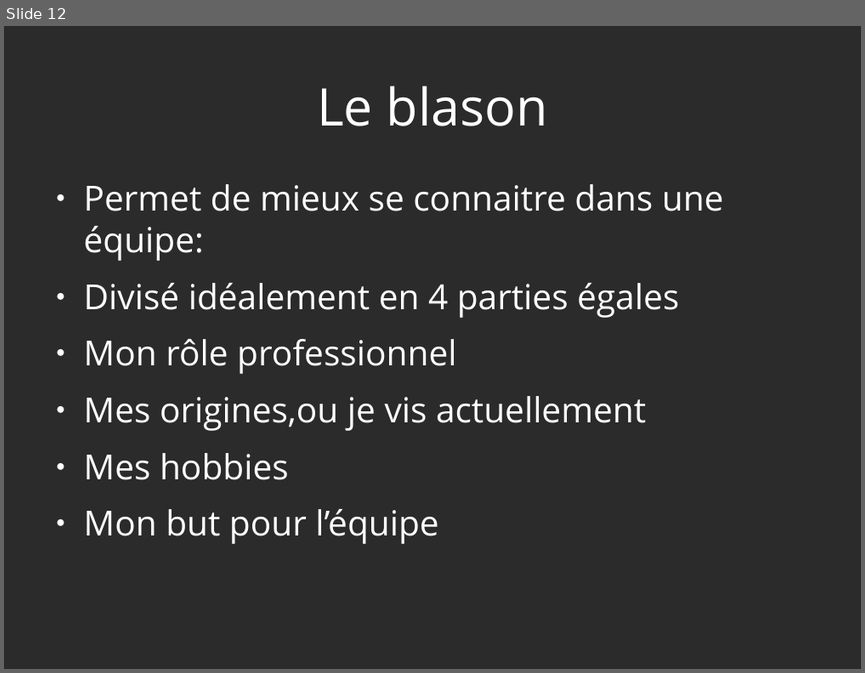
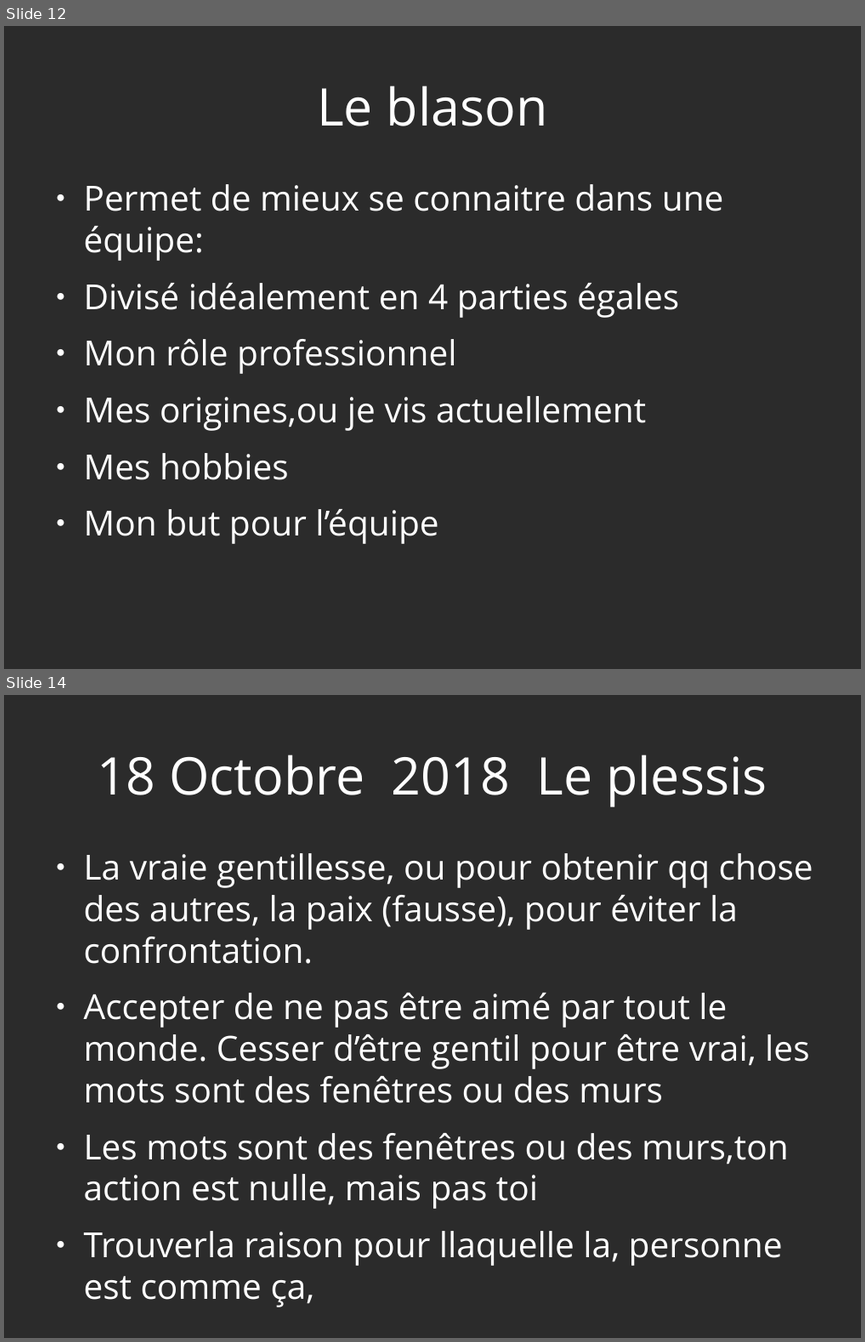
Before and after one commit to heylve/current, a slide deck: admin_perso/germe_formation.odp. Shown one above the other, each under a label of ours: slide 12 before the commit, slides 12 and 14 after it; the slides between them are not shown. The pictures are 865x673 and 865x1342 pixels, drawn with LibreOffice and Linux fonts; fonts in the diff are those of the drawing; background and template pictures are left out; a plain dark background stands for a picture behind light text. Boxes give left, top, right and bottom in pixels: in the first picture for what was removed or moved away, otherwise in the second. Text is boxed around its words. In the diff, an @@ line names an element or a change of style, - is before the commit and + after.

```diff
--- a/admin_perso/germe_formation.odp
+++ b/admin_perso/germe_formation.odp
@@ slide 14 added at [4, 695, 861, 1338], background picture (left out) @@
@@ title added at [97, 755, 766, 807], 48 pt, text #FFFFFF @@
+18 Octobre 2018 Le plessis
@@ text added at [84, 853, 813, 1307], 32 pt, text #FFFFFF @@
+● La vraie gentillesse, ou pour obtenir qq chose des autres, la paix (fausse), pour éviter la confrontation.
+● Accepter de ne pas être aimé par tout le monde. Cesser d’être gentil pour être vrai, les mots sont des fenêtres ou des murs
+● Les mots sont des fenêtres ou des murs,ton action est nulle, mais pas toi
+● Trouverla raison pour llaquelle la, personne est comme ça,
```
Also in this commit, not shown: 1 slide changed, 4 other slides added, 1 slide removed.
